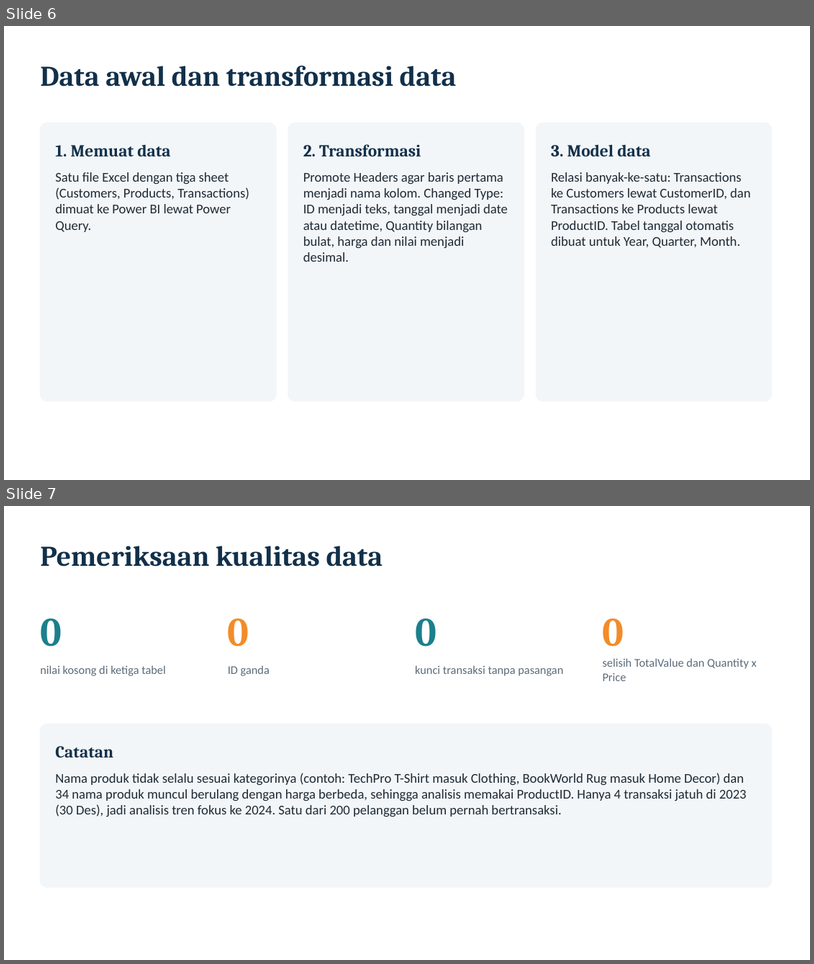
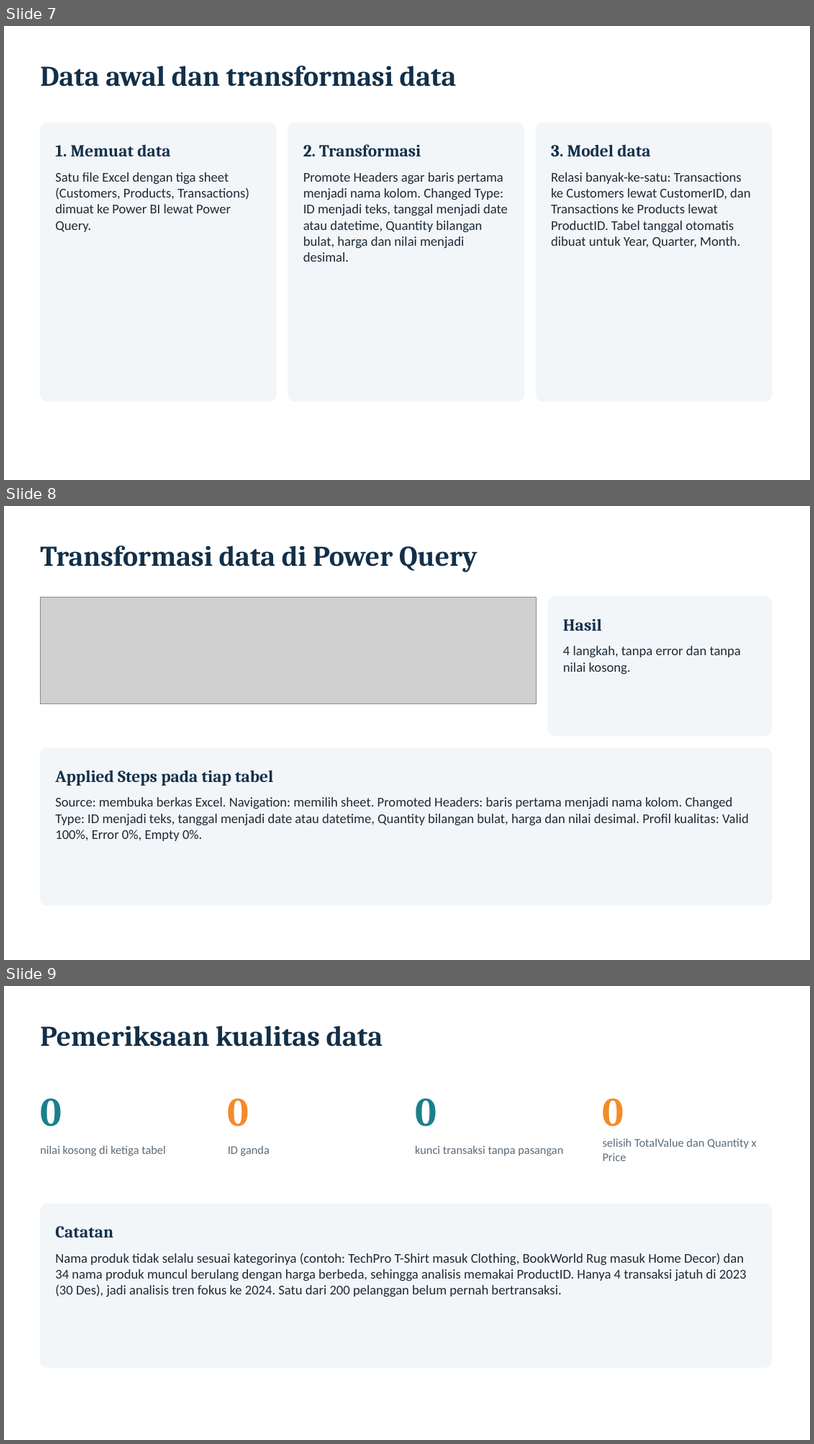
Before and after one commit to farhansech/EXACOUNT, a slide deck: output/EverMart_UTS_BDASC.pptx. Shown one above the other, each under a label of ours: slides 6 and 7 before the commit, slides 7, 8 and 9 after it. The pictures are 814x964 and 814x1444 pixels, drawn with LibreOffice and Linux fonts; fonts in the diff are those of the drawing; grey boxes stand for pictures. Boxes give left, top, right and bottom in pixels: in the first picture for what was removed or moved away, otherwise in the second. Text is boxed around its words. In the diff, an @@ line names an element or a change of style, - is before the commit and + after.

```diff
--- a/output/EverMart_UTS_BDASC.pptx
+++ b/output/EverMart_UTS_BDASC.pptx
@@ slide 8 added at bbox=[4, 506, 810, 960], background #FFFFFF @@
@@ text added at bbox=[40, 546, 478, 572], 34 pt, text #12304A, bold @@
+Transformasi data di Power Query
@@ picture added at bbox=[40, 597, 536, 704] @@
@@ rounded rectangle added at bbox=[548, 597, 772, 736], fill #F3F6F8, outline #F3F6F8 1 pt @@
@@ text added at bbox=[563, 619, 602, 631], 20 pt, text #12304A, bold @@
+Hasil
@@ text added at bbox=[563, 646, 741, 674], 16 pt, text #1E2A35 @@
+4 langkah, tanpa error dan tanpa nilai kosong.
@@ rounded rectangle added at bbox=[40, 748, 772, 906], fill #F3F6F8, outline #F3F6F8 1 pt @@
@@ text added at bbox=[55, 770, 273, 785], 20 pt, text #12304A, bold @@
+Applied Steps pada tiap tabel
@@ text added at bbox=[55, 797, 749, 841], 16 pt, text #1E2A35 @@
+Source: membuka berkas Excel. Navigation: memilih sheet. Promoted Headers: baris pertama menjadi nama kolom. Changed Type: ID menjadi teks, tanggal menjadi date atau datetime, Quantity bilangan bulat, harga dan nilai desimal. Profil kualitas: Valid 100%, Error 0%, Empty 0%.
@@ what was slide 6 is now slide 7 @@
@@ what was slide 7 is now slide 9 @@
```
Also in this commit, not shown: 4 slides changed, 1 other slide added.
